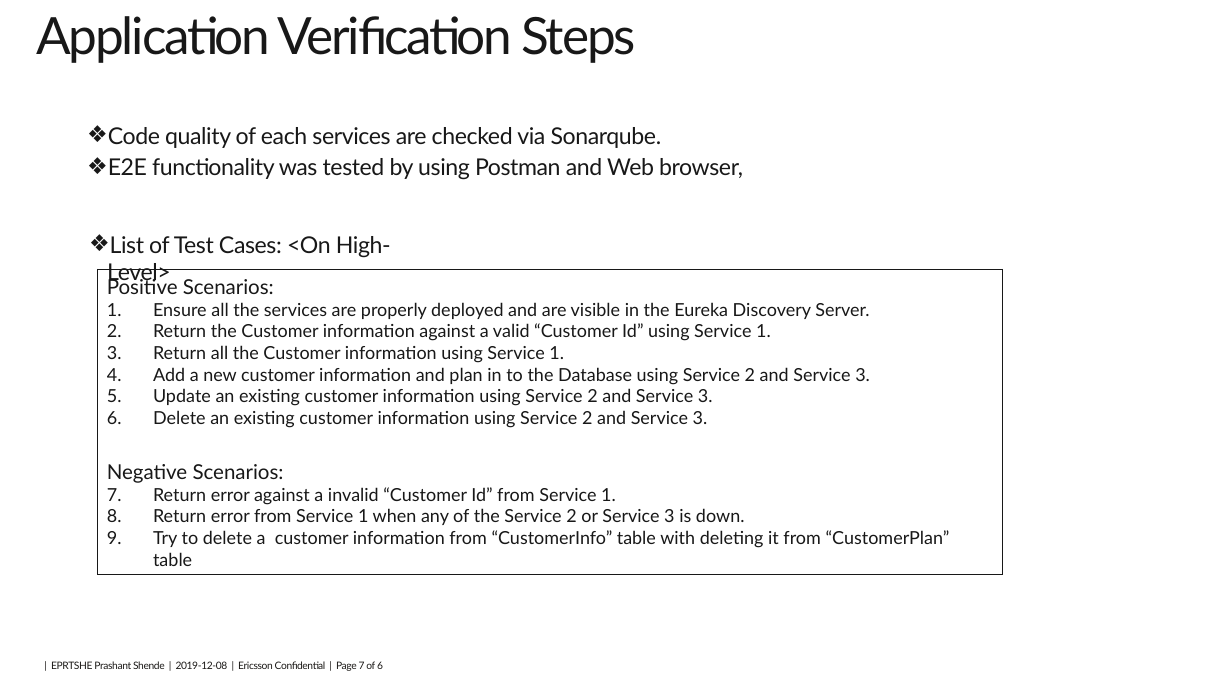
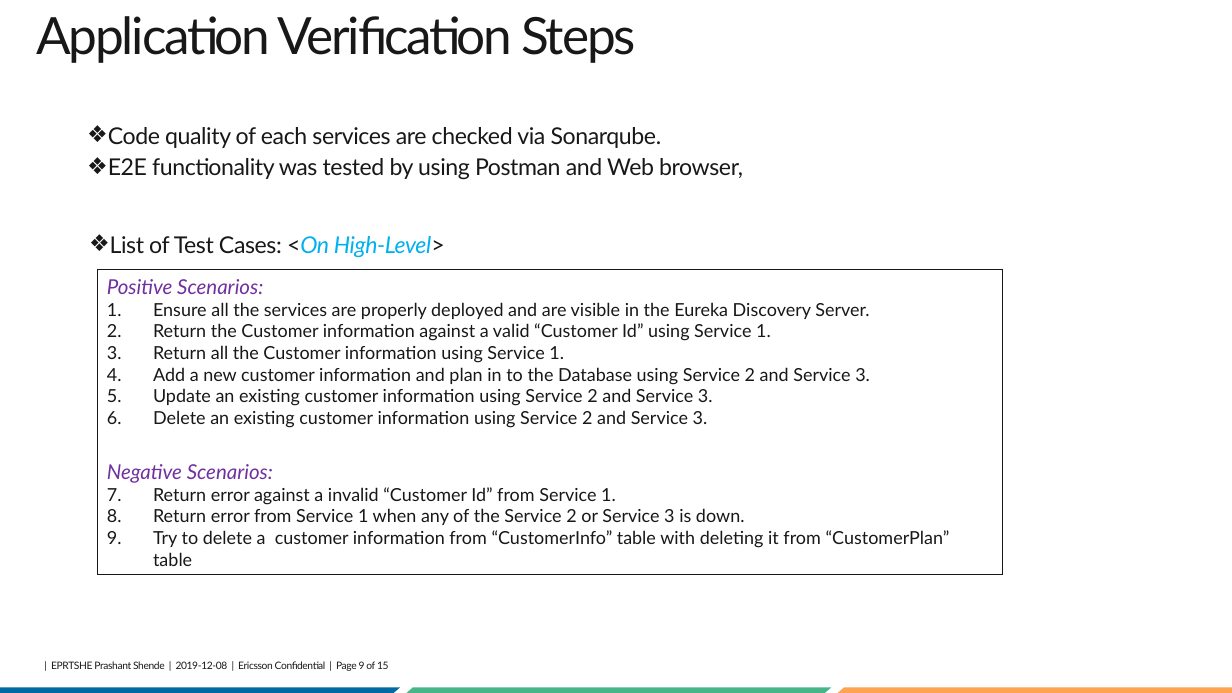
Before and after one commit to Subzzy/subhayuRepository, a slide deck: slide 9 of BC_1.pptx (slide 7 before the commit). Drawn at 1232x693 pixels with LibreOffice and Linux fonts; fonts in the diff are those of the drawing; background and template pictures are left out. Boxes give left, top, right and bottom in pixels: in the first picture for what was removed or moved away, otherwise in the second. Text is boxed around its words. In the diff, an @@ line names an element or a change of style, - is before the commit and + after.

```diff
--- a/BC_1.pptx
+++ b/BC_1.pptx
@@ text "List of Test Cases: <On ..." at box(110, 236, 445, 258): text colour #181818 to #00B0F0, italic on in "<On High-Level>" @@
@@ table at box(98, 270, 1004, 570) @@
@@ text colour #181818 to #7030A0, italic on in "Positive Scenarios:", "Negative Scenarios:" @@
@@ parallelogram added at box(0, 688, 400, 693), fill #016AA3 @@
@@ text at box(51, 661, 389, 671): text changed @@
-| EPRTSHE Prashant Shende | 2019-12-08 | Ericsson Confidential | Page 7 of 6
+| EPRTSHE Prashant Shende | 2019-12-08 | Ericsson Confidential | Page 9 of 15
@@ parallelogram added at box(400, 688, 832, 693), fill #46B688 @@
@@ parallelogram added at box(832, 688, 1232, 693), fill #FEA34F @@
```
Also in this commit, not shown: 11 other slides changed, 3 slides added.
